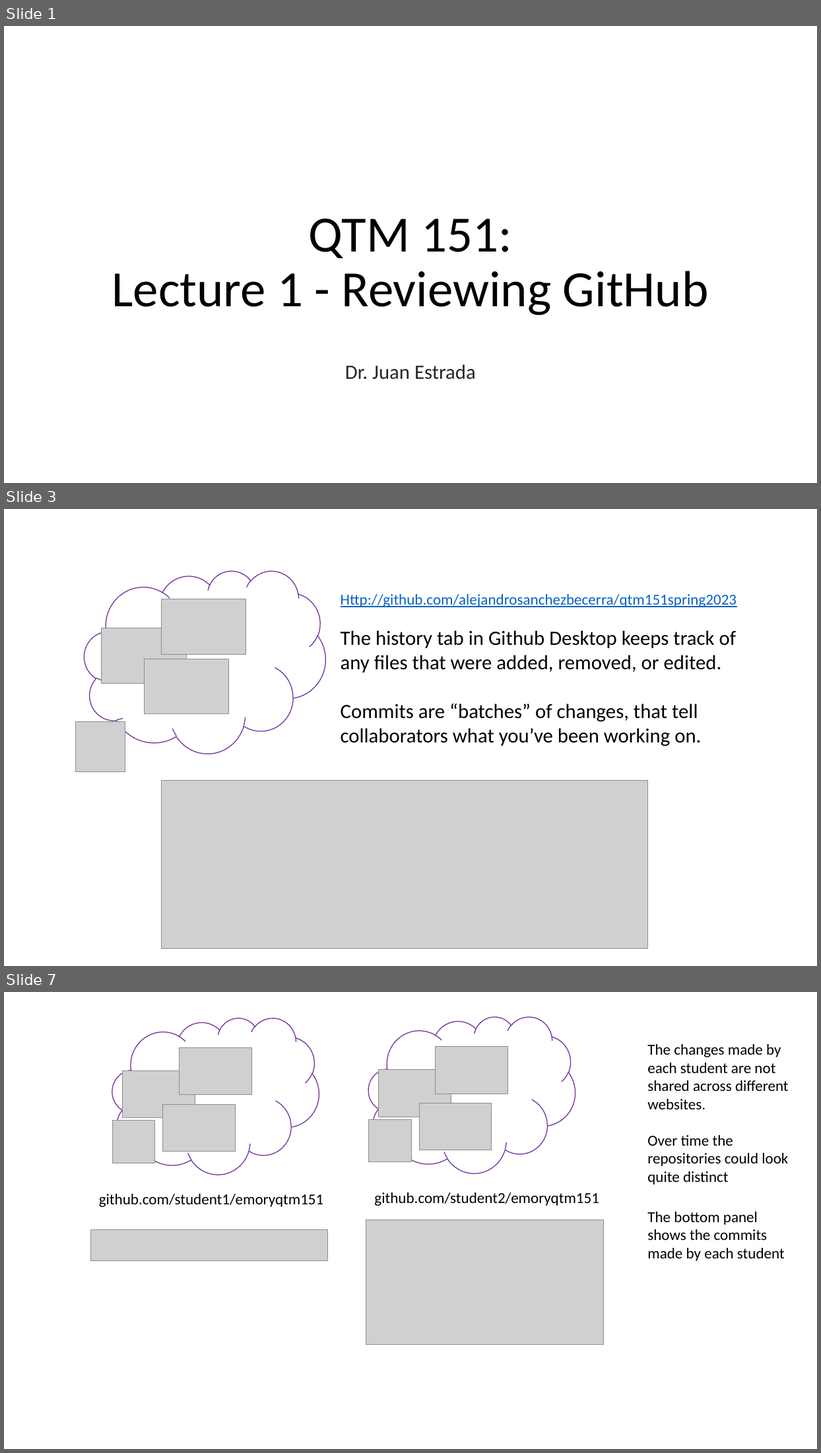
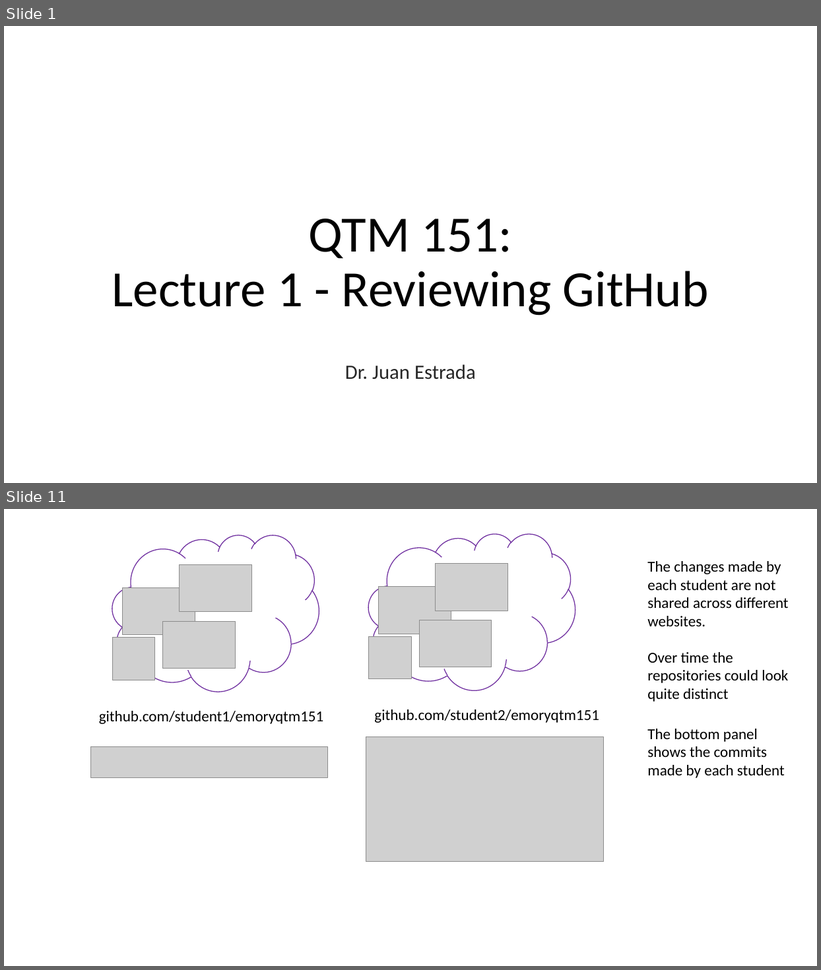
Before and after one commit to yoonpk147/qtm151_fall_2023, a slide deck: lecture_01/Lecture-GithubReview.pptx. Shown one above the other, each under a label of ours: slides 1, 3 and 7 before the commit, slides 1 and 11 after it; the slides between them are not shown. The pictures are 821x1453 and 821x970 pixels, drawn with LibreOffice and Linux fonts; fonts in the diff are those of the drawing; grey boxes stand for pictures; background and template pictures are left out. Boxes give left, top, right and bottom in pixels: in the first picture for what was removed or moved away, otherwise in the second. Text is boxed around its words. In the diff, an @@ line names an element or a change of style, - is before the commit and + after.

```diff
--- a/lecture_01/Lecture-GithubReview.pptx
+++ b/lecture_01/Lecture-GithubReview.pptx
@@ slide 3 removed at box(4, 509, 817, 966), background #FFFFFF @@
@@ cloud removed at box(85, 570, 326, 754) @@
@@ picture removed at box(161, 599, 246, 654) @@
@@ text removed at box(341, 594, 737, 607) @@
-Http://github.com/alejandrosanchezbecerra/qtm151spring2023
@@ picture removed at box(102, 628, 186, 683) @@
@@ text removed at box(341, 630, 737, 747) @@
-The history tab in Github Desktop keeps track of any files that were added, removed, or edited.
-Commits are “batches” of changes, that tell collaborators what you’ve been working on.
@@ picture removed at box(144, 659, 228, 714) @@
@@ picture removed at box(75, 722, 125, 772) @@
@@ picture removed at box(161, 780, 648, 949) @@
@@ what was slide 7 is now slide 11 @@
```
Also in this commit, not shown: 2 slides changed, 6 slides added, 1 other slide removed.
